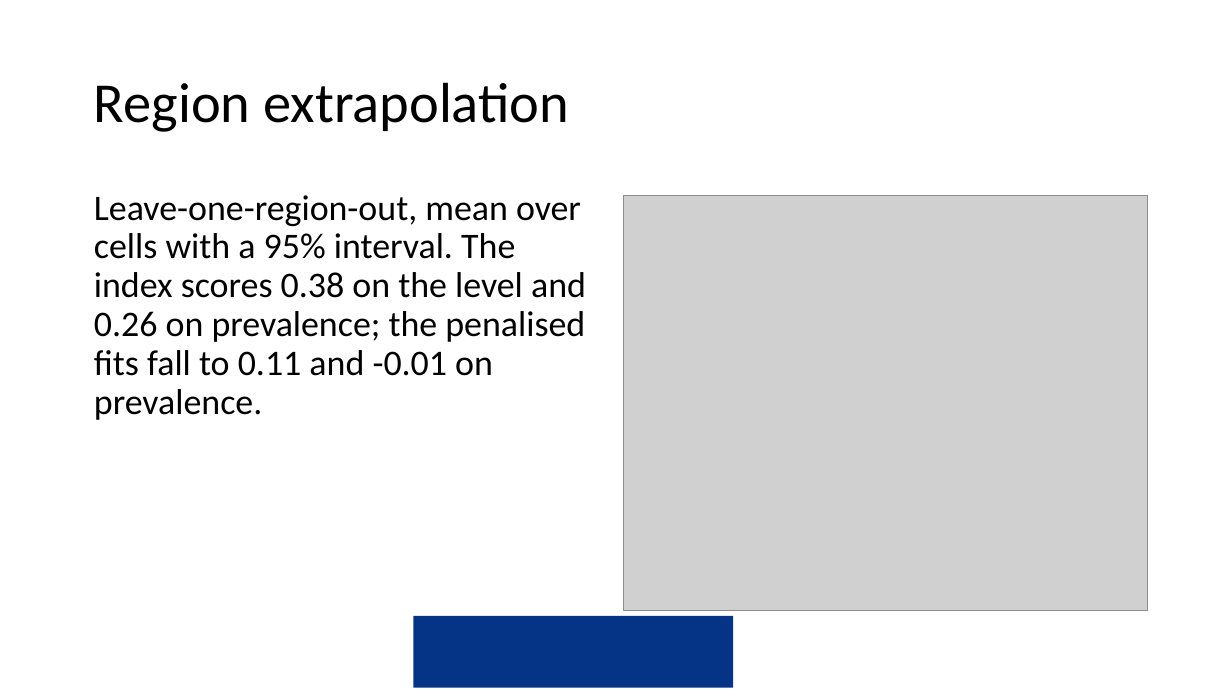
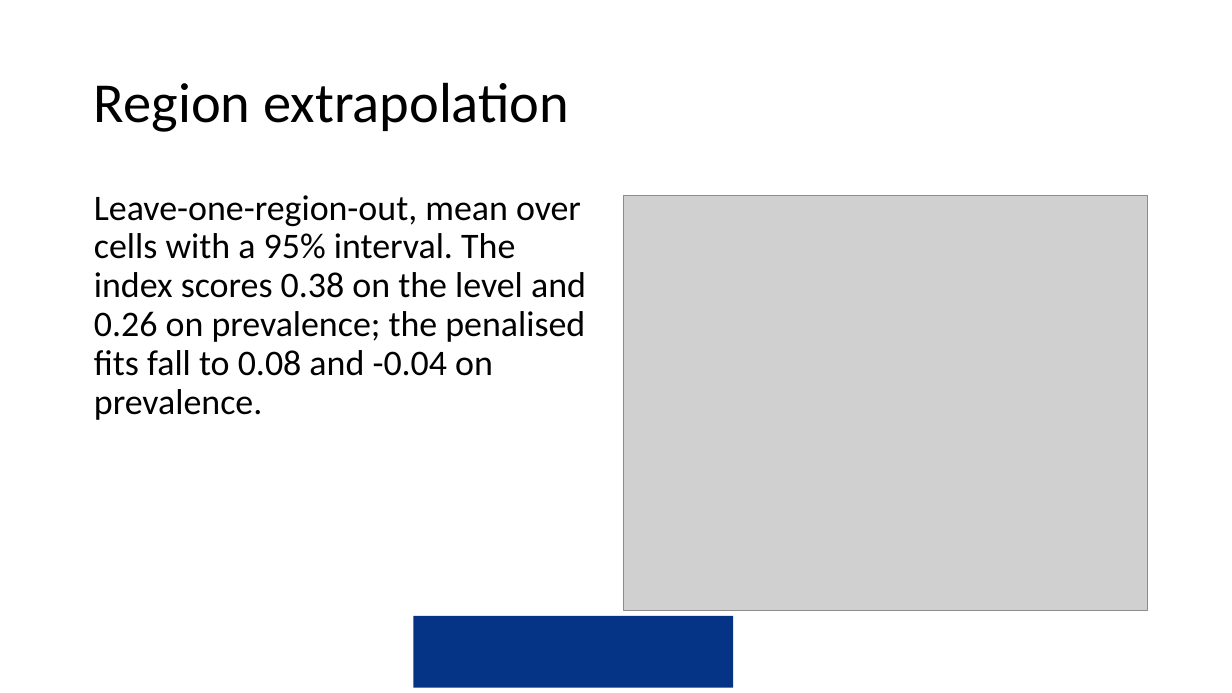
Before and after one commit to amertens/mn-prediction, a slide deck: slide 17 of docs/slides/MN-proxy-Ghana-presentation-2026-09.pptx. Drawn at 1232x693 pixels with LibreOffice and Linux fonts; fonts in the diff are those of the drawing; grey boxes stand for pictures; background and template pictures are left out. Boxes give left, top, right and bottom in pixels: in the first picture for what was removed or moved away, otherwise in the second. Text is boxed around its words. In the diff, an @@ line names an element or a change of style, - is before the commit and + after.

```diff
--- a/docs/slides/MN-proxy-Ghana-presentation-2026-09.pptx
+++ b/docs/slides/MN-proxy-Ghana-presentation-2026-09.pptx
@@ text at (94,195,586,420): text changed @@
-Leave-one-region-out, mean over cells with a 95% interval. The index scores 0.38 on the level and 0.26 on prevalence; the penalised fits fall to 0.11 and -0.01 on prevalence.
+Leave-one-region-out, mean over cells with a 95% interval. The index scores 0.38 on the level and 0.26 on prevalence; the penalised fits fall to 0.08 and -0.04 on prevalence.
```
Also in this commit, not shown: 21 other slides changed, 19 other files.
